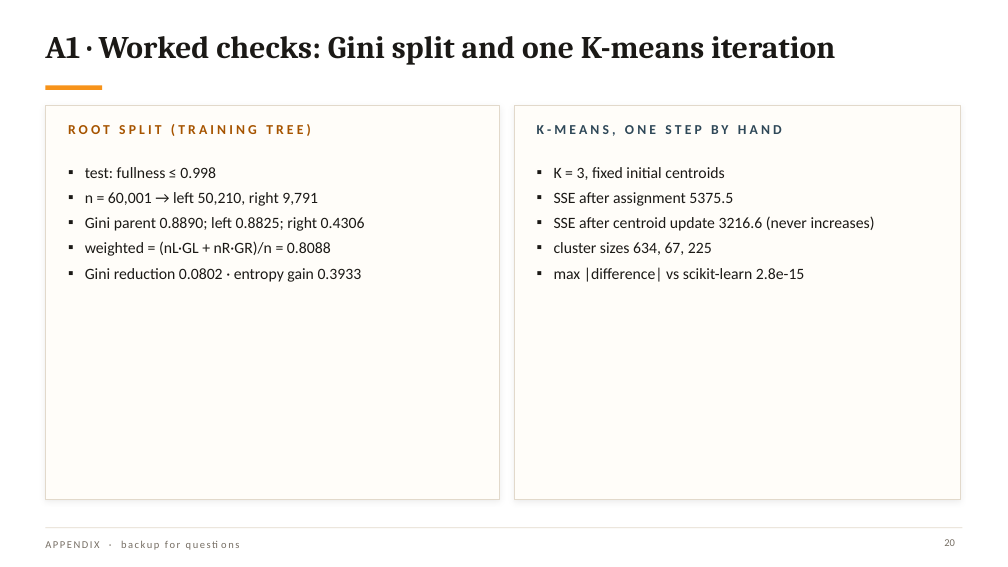
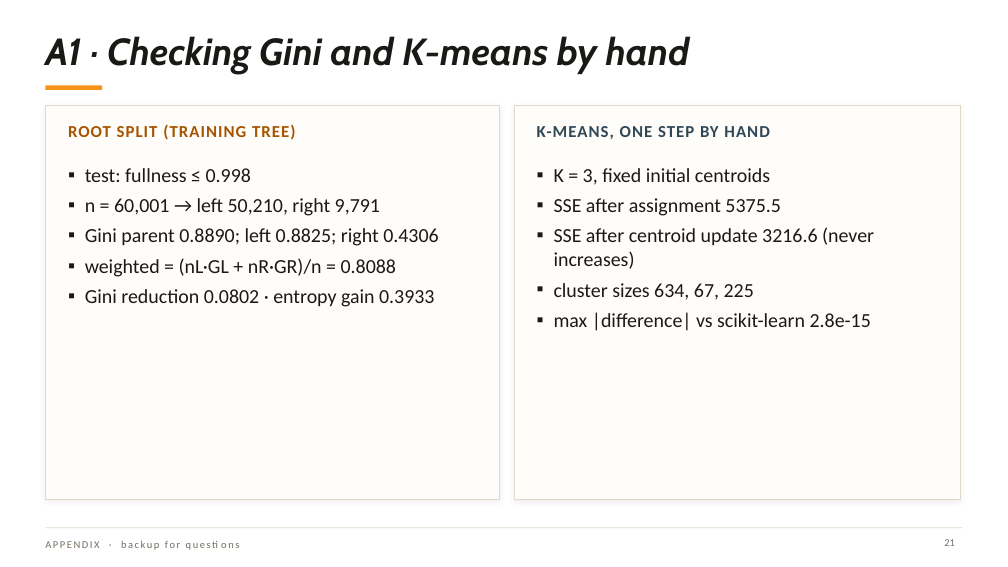
Before and after one commit to ansonlo-dev/HashAtlas, a slide deck: slide 21 of presentation/HashAtlas.pptx (slide 20 before the commit). Drawn at 1008x567 pixels with LibreOffice and Linux fonts; fonts in the diff are those of the drawing; background and template pictures are left out. Boxes give left, top, right and bottom in pixels: in the first picture for what was removed or moved away, otherwise in the second. Text is boxed around its words. In the diff, an @@ line names an element or a change of style, - is before the commit and + after.

```diff
--- a/presentation/HashAtlas.pptx
+++ b/presentation/HashAtlas.pptx
@@ title at (45,36,690,74): text changed; size 30 to 36 pt; font Cambria to Cabin; italic on @@
-A1 · Worked checks: Gini split and one K-means iteration
+A1 · Checking Gini and K-means by hand
@@ text "ROOT SPLIT (TRAINING TREE)" at (68,124,295,140): size 13 to 16 pt, letter spacing 3 to 1 pt @@
@@ text "K-MEANS, ONE STEP BY HAND" at (537,126,769,139): size 13 to 16 pt, letter spacing 3 to 1 pt @@
@@ text "test: fullness ≤ 0.998" at (85,168,438,307): size 15 to 19 pt @@
@@ text "K = 3, fixed initial ..." at (554,168,874,331): size 15 to 19 pt @@
@@ page number at (944,539,955,546): text changed @@
-20
+21
```
Also in this commit, not shown: 21 other slides changed, 1 slide added, 15 other files.
